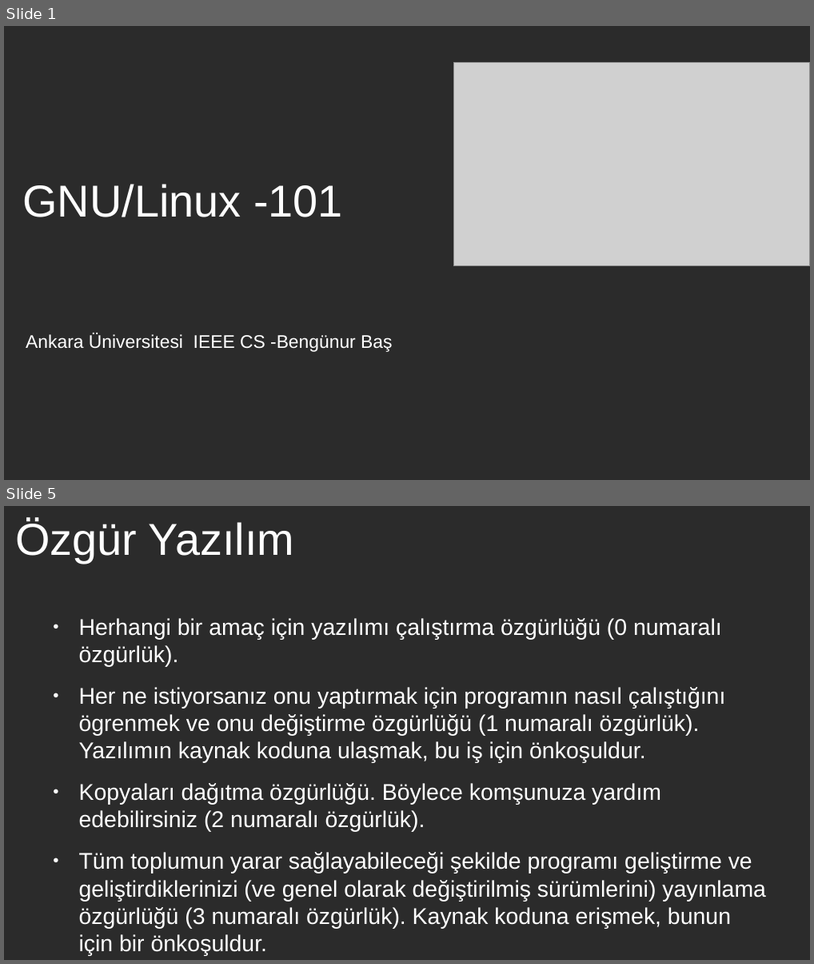
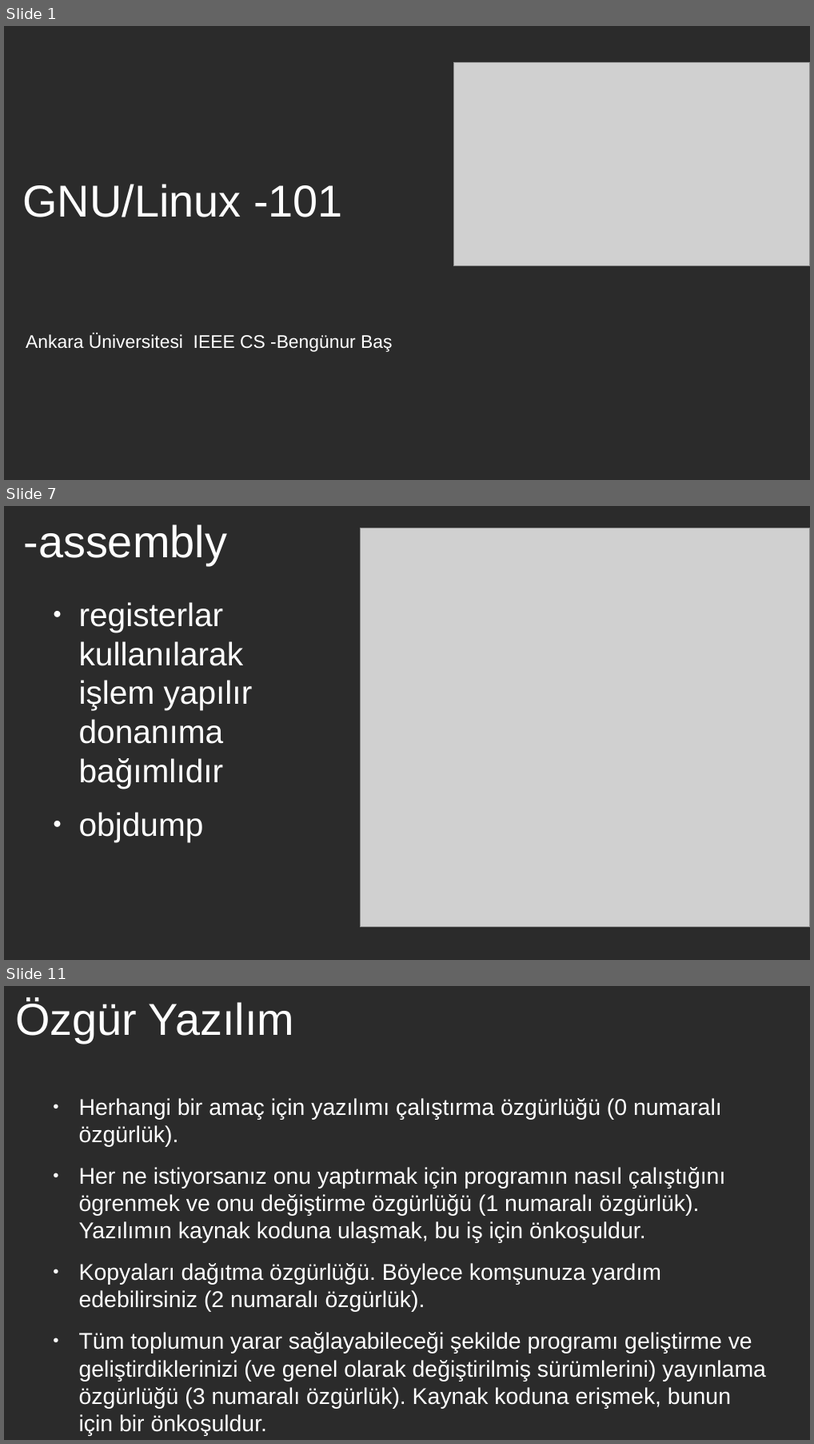
Before and after one commit to bengunur06/GNU-Linux-IEEE-CS, a slide deck: gnu-linux-1.odp. Shown one above the other, each under a label of ours: slides 1 and 5 before the commit, slides 1, 7 and 11 after it; the slides between them are not shown. The pictures are 814x964 and 814x1444 pixels, drawn with LibreOffice and Linux fonts; fonts in the diff are those of the drawing; grey boxes stand for pictures; background and template pictures are left out; a plain dark background stands for a picture behind light text. Boxes give left, top, right and bottom in pixels: in the first picture for what was removed or moved away, otherwise in the second. Text is boxed around its words. In the diff, an @@ line names an element or a change of style, - is before the commit and + after.

```diff
--- a/gnu-linux-1.odp
+++ b/gnu-linux-1.odp
@@ slide 7 added at [4,506,810,960], background picture (left out) @@
@@ title added at [23,524,227,565], 44 pt, text #FFFFFF @@
+-assembly
@@ picture added at [360,528,810,927] @@
@@ text added at [79,602,253,841], 32 pt, text #FFFFFF @@
+● registerlar kullanılarak işlem yapılır donanıma bağımlıdır
+● objdump
@@ what was slide 5 is now slide 11 @@
```
Also in this commit, not shown: 2 slides changed, 17 other slides added, 11 slides removed.
